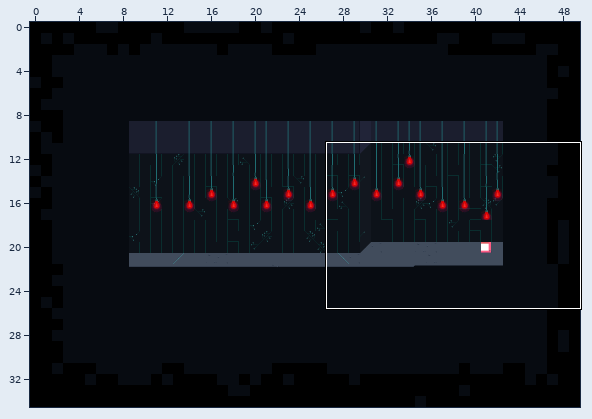
An edit to a level. Tiled map, data/map/tutorial.tmx. The picture above shows the old version from afar; the outline marks the close-up.
Close-up. Before the edit:
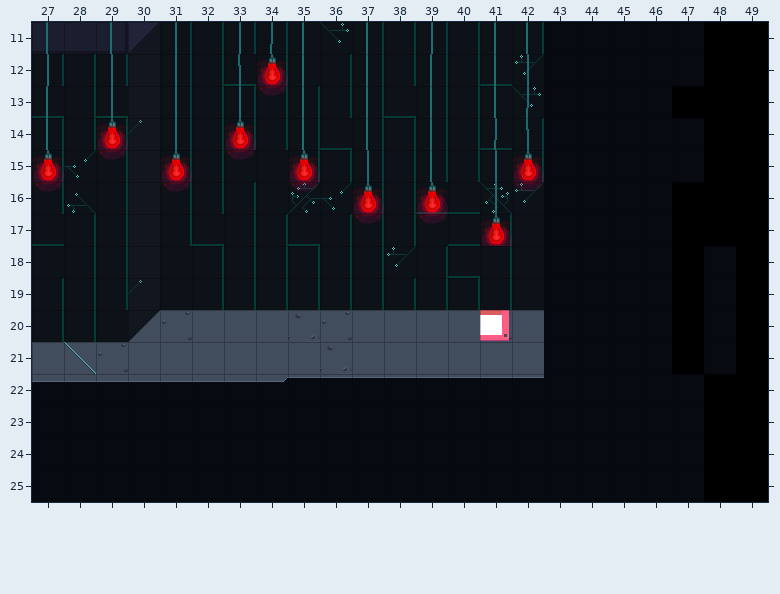
Cells are 32x32 px. Shown: x 27..49, y 11..25.
New version:
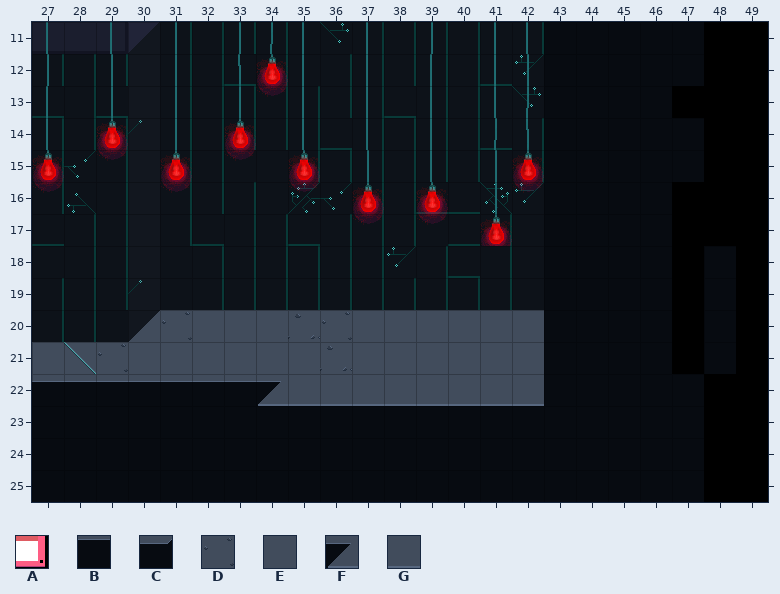
Key: from "save": A 3; from "tile_floor_walls": B 0, C 2, D 9, E 13, F 16, G 17.
_ is an empty cell.
Change:
Layer "tiles":
y 20: x 41 D -> E
y 22: x 34..42 CBBBBBBBB -> FGGGGGGGG
Layer "save" (removed):
y 20: x 41 A -> _
Where, in picture pixels (left, top, right, bottom), the same in both close-ups:
changed: (480, 310, 512, 341)
changed: (258, 377, 544, 406)
